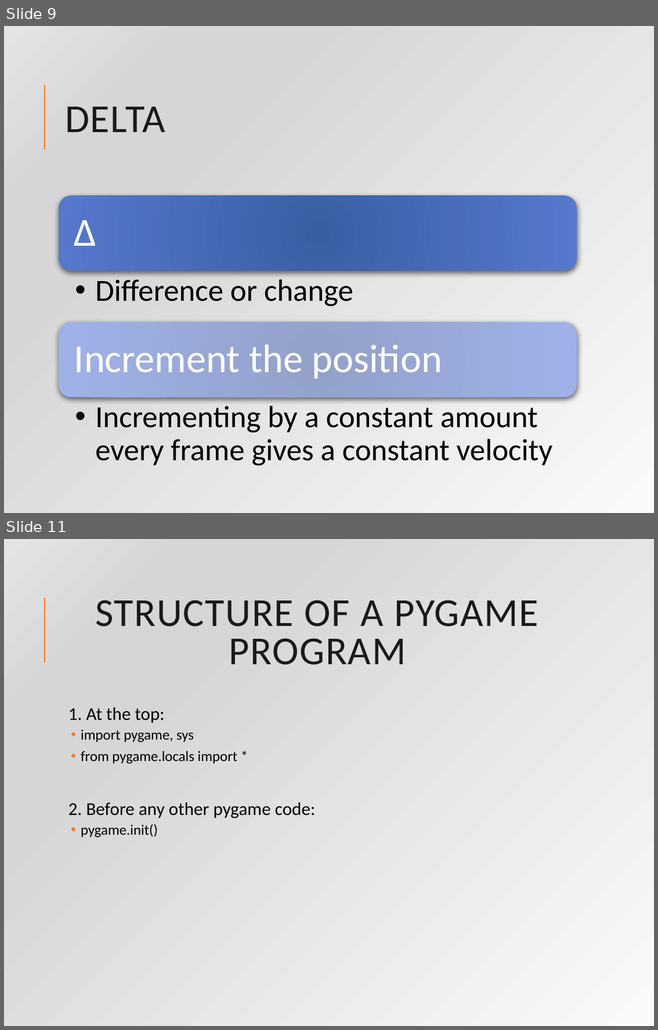
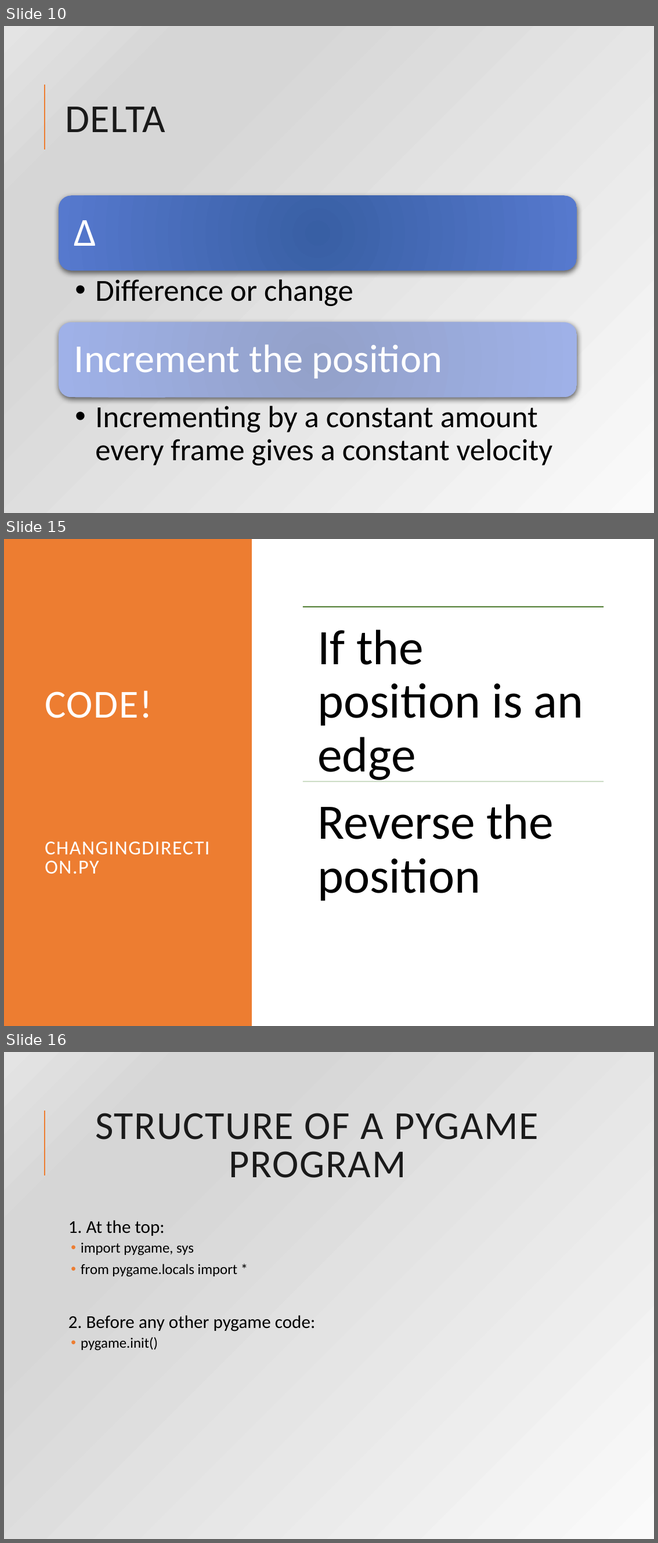
Before and after one commit to rsera/Junior-Knights, a slide deck: Python Day 10 Pygame 2.pptx. Shown one above the other, each under a label of ours: slides 9 and 11 before the commit, slides 10, 15 and 16 after it; the slides between them are not shown. The pictures are 658x1030 and 658x1543 pixels, drawn with LibreOffice and Linux fonts; fonts in the diff are those of the drawing. Boxes give left, top, right and bottom in pixels: in the first picture for what was removed or moved away, otherwise in the second. Text is boxed around its words. In the diff, an @@ line names an element or a change of style, - is before the commit and + after.

```diff
--- a/Python Day 10 Pygame 2.pptx
+++ b/Python Day 10 Pygame 2.pptx
@@ slide 15 added at box(4, 539, 654, 1026), background #FFFFFF @@
@@ rectangle added at box(4, 539, 252, 1026), fill #ED7D31 @@
@@ title added at box(45, 690, 152, 874), 22 pt, text #FFFFFF @@
+CODE!
+CHANGINGDIRECTION.PY
@@ group added at box(303, 606, 603, 901): 2 lines, 2 texts @@
+If the position is an edge
+Reverse the position
@@ what was slide 9 is now slide 10 @@
@@ what was slide 11 is now slide 16 @@
```
Also in this commit, not shown: 5 other slides added, 1 slide removed, 3 other files.
